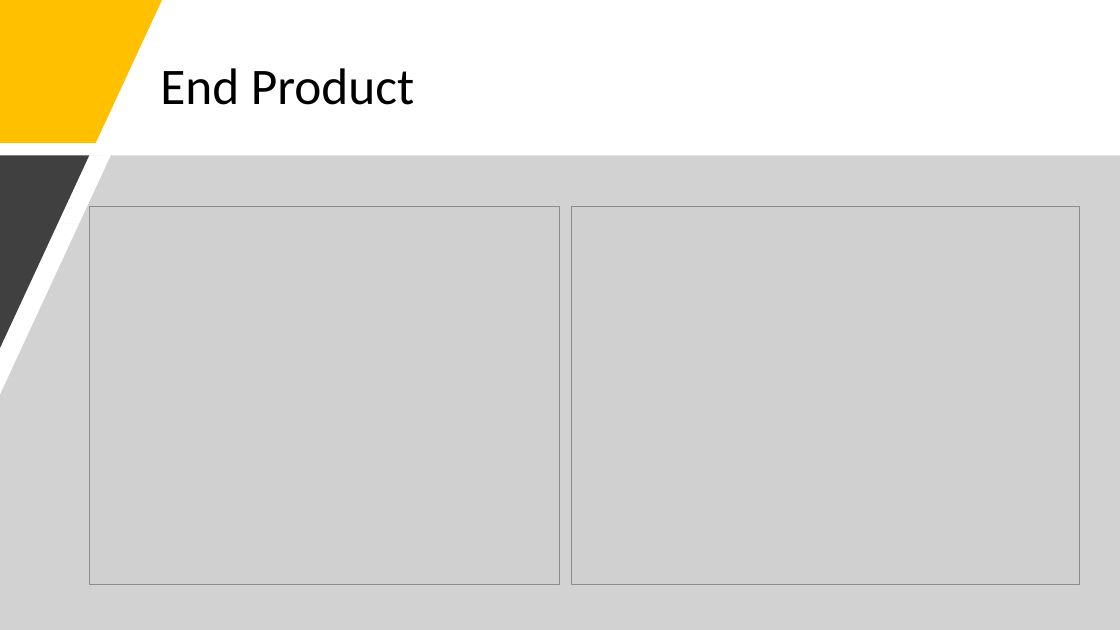
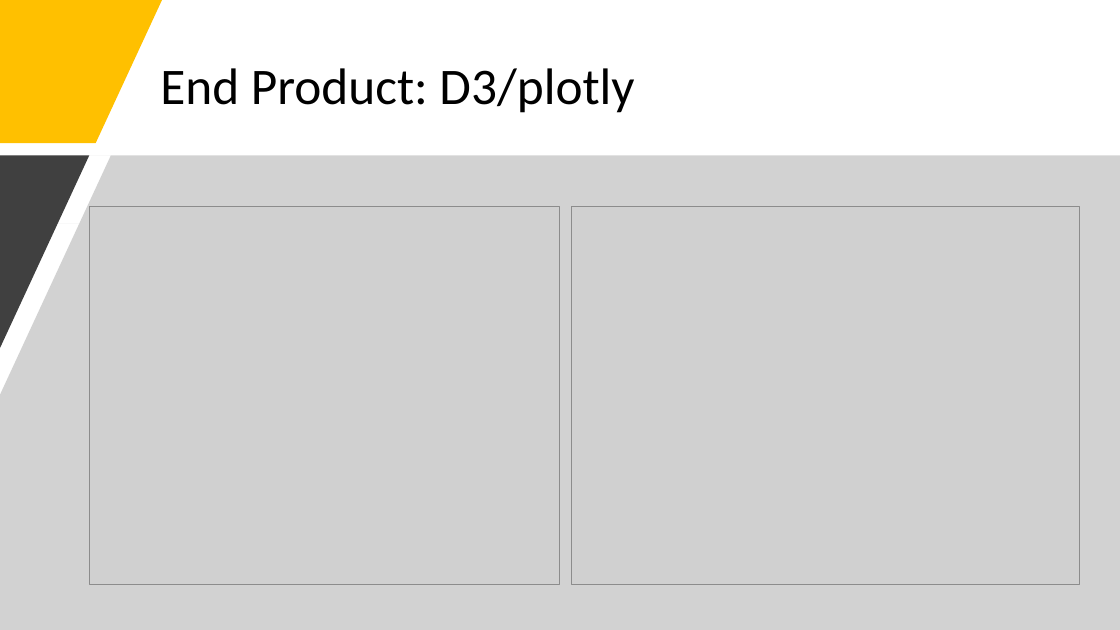
Before and after one commit to armywalrus/Stock-Market-Spotlight-Tech-Stocks, a slide deck: slide 7 of Project 2 Presentation.pptx. Drawn at 1120x630 pixels with LibreOffice and Linux fonts; fonts in the diff are those of the drawing; grey boxes stand for pictures. Boxes give left, top, right and bottom in pixels: in the first picture for what was removed or moved away, otherwise in the second. Text is boxed around its words. In the diff, an @@ line names an element or a change of style, - is before the commit and + after.

```diff
--- a/Project 2 Presentation.pptx
+++ b/Project 2 Presentation.pptx
@@ title at (160, 68, 634, 113): text changed @@
-End Product
+End Product: D3/plotly
```
Also in this commit, not shown: 3 other slides changed, 1 slide added, 4 other files.
